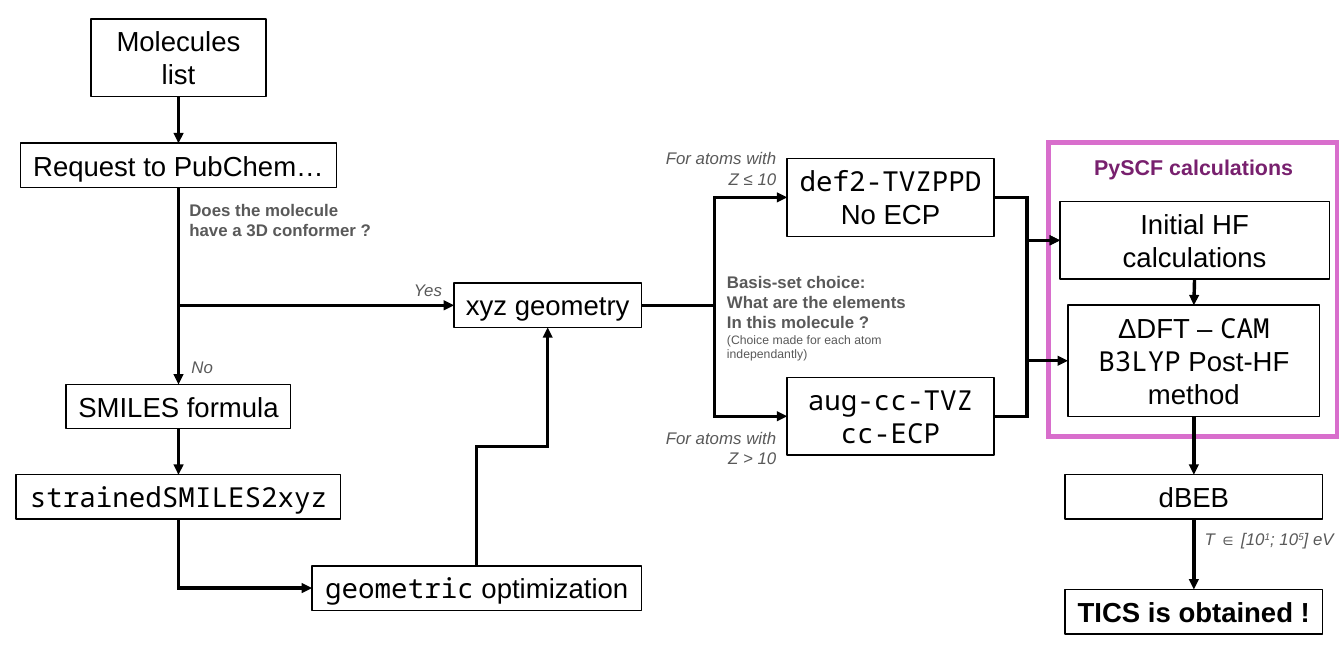
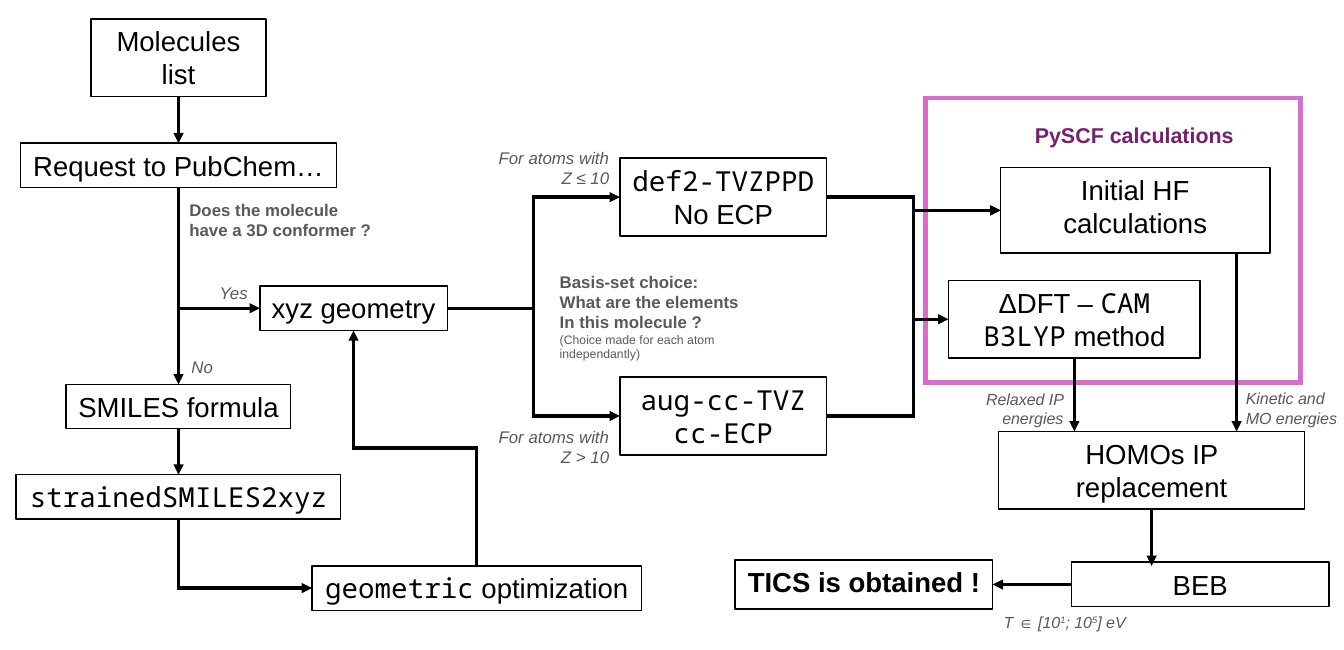
Before and after one commit to lh67000/Docu_papier_CASEI_2026, a slide deck: slide 1 of docu/Docu_ms/figure/Présentation1.pptx. Drawn at 1344x650 pixels with LibreOffice and Linux fonts; fonts in the diff are those of the drawing. Boxes give left, top, right and bottom in pixels: in the first picture for what was removed or moved away, otherwise in the second. Text is boxed around its words. In the diff, an @@ line names an element or a change of style, - is before the commit and + after.

```diff
--- a/docu/Docu_ms/figure/Présentation1.pptx
+++ b/docu/Docu_ms/figure/Présentation1.pptx
@@ rectangle: place and size @@
-rectangle at bbox=[1049, 142, 1337, 436]
+rectangle at bbox=[925, 98, 1300, 383]
@@ text "PySCF calculations": place and size @@
-text "PySCF calculations" at bbox=[1094, 159, 1293, 180]
+text "PySCF calculations" at bbox=[1035, 127, 1234, 148]
@@ 3 texts: place and size @@
-3 texts at bbox=[666, 152, 906, 464]
+3 texts at bbox=[499, 152, 738, 463]
@@ rectangle "def2-TVZPPD": place and size @@
-rectangle "def2-TVZPPD" at bbox=[788, 159, 995, 237]
+rectangle "def2-TVZPPD" at bbox=[620, 159, 827, 237]
@@ rectangle "Initial HF calculations": place and size @@
-rectangle "Initial HF calculations" at bbox=[1061, 202, 1331, 280]
+rectangle "Initial HF calculations" at bbox=[1001, 167, 1271, 253]
@@ elbow arrow moved from (178, 188) - (454, 305) to (178, 188) - (260, 308) @@
@@ elbow arrow moved from (642, 305) - (788, 197) to (447, 308) - (620, 197) @@
@@ elbow arrow moved from (995, 197) - (1061, 240) to (827, 197) - (1001, 210) @@
@@ elbow arrow moved from (995, 416) - (1061, 240) to (827, 416) - (1001, 210) @@
@@ arrow moved from (1195, 280) - (1194, 305) to (1237, 253) - (1237, 432) @@
@@ text "Yes": place and size @@
-text "Yes" at bbox=[414, 284, 442, 296]
+text "Yes" at bbox=[220, 287, 248, 299]
@@ rectangle "xyz geometry": place and size @@
-rectangle "xyz geometry" at bbox=[454, 283, 641, 327]
+rectangle "xyz geometry" at bbox=[260, 286, 447, 330]
@@ rectangle "ΔDFT – CAM B3LYP method": place and size @@
-rectangle "ΔDFT – CAM B3LYP method" at bbox=[1069, 305, 1321, 416]
+rectangle "ΔDFT – CAM B3LYP method" at bbox=[949, 281, 1201, 359]
@@ text in rectangle at bbox=[983, 293, 1166, 347]: text changed @@
-ΔDFT – CAM B3LYP Post-HF method
+ΔDFT – CAM B3LYP method
@@ elbow arrow moved from (642, 305) - (788, 416) to (447, 308) - (620, 416) @@
@@ arrow moved from (1028, 361) - (1069, 361) to (913, 319) - (949, 319) @@
@@ elbow arrow moved from (477, 566) - (548, 328) to (477, 566) - (354, 330) @@
@@ arrow moved from (1194, 416) - (1194, 475) to (1075, 358) - (1075, 432) @@
@@ rectangle "aug-cc-TVZ": place and size @@
-rectangle "aug-cc-TVZ" at bbox=[788, 378, 995, 456]
+rectangle "aug-cc-TVZ" at bbox=[620, 378, 827, 456]
@@ text added at bbox=[986, 393, 1064, 428], 10.5 pt, text #595959, italic @@
+Relaxed IP energies
@@ text added at bbox=[1246, 392, 1337, 428], 10.5 pt, text #595959, italic @@
+Kinetic and MO energies
@@ rectangle added at bbox=[999, 432, 1305, 510], outline #000000 1 pt, 18 pt, text #000000 @@
+HOMOs IP replacement
@@ arrow moved from (1194, 520) - (1194, 590) to (1152, 510) - (1152, 566) @@
@@ rectangle "TICS is obtained !": place and size @@
-rectangle "TICS is obtained !" at bbox=[1065, 590, 1323, 635]
+rectangle "TICS is obtained !" at bbox=[736, 561, 994, 609]
@@ rectangle "BEB": place and size @@
-rectangle "BEB" at bbox=[1065, 475, 1323, 519]
+rectangle "BEB" at bbox=[1072, 563, 1330, 607]
@@ arrow added from (1072, 585) to (994, 585), #000000 2.25 pt @@
@@ text in rectangle at bbox=[1173, 576, 1228, 595]: text changed @@
-dBEB
+BEB
@@ text "T ∈ [101; 105] eV": place and size @@
-text "T ∈ [101; 105] eV" at bbox=[1205, 533, 1334, 545]
+text "T ∈ [101; 105] eV" at bbox=[1004, 617, 1126, 628]
@@ text "T ∈ [101; 105] eV" at bbox=[1004, 617, 1126, 628]: size 11 to 10.5 pt @@
```
Also in this commit, not shown: 14 other files.
